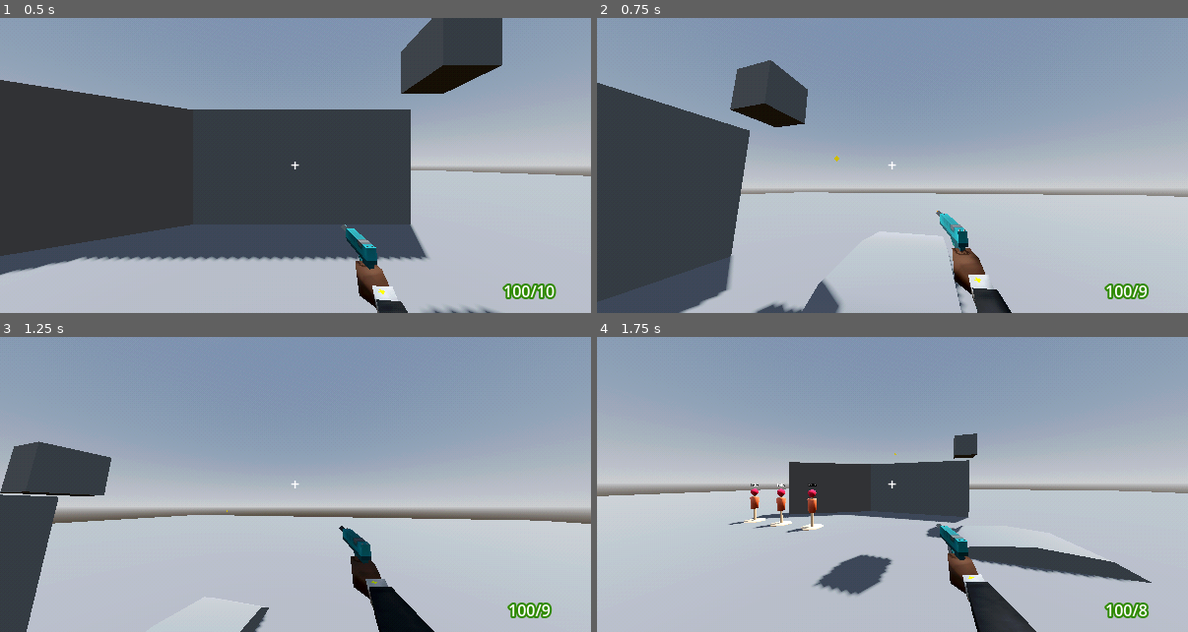
Above: before the commit, frames 1-4 (two rows, left to right).
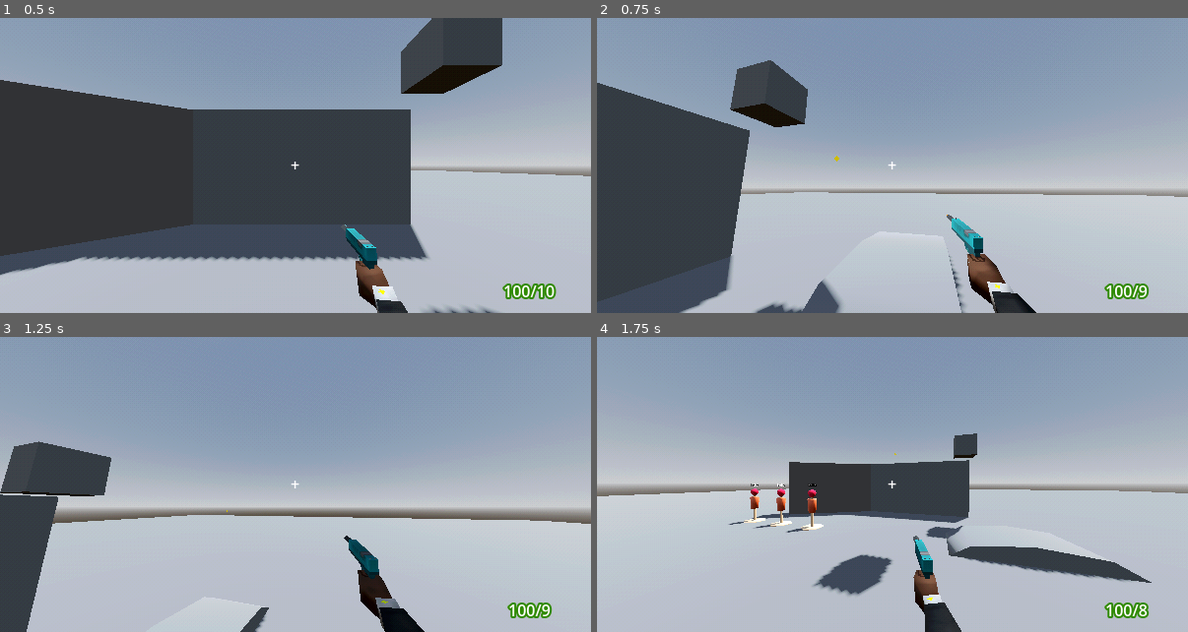
Above: after the commit, the same moments.

Repository: TheoLomeuBraga/kill-the-tower-boss
Game: Godot game, scene res://player/test_level.tscn
The game is run twice, just before and just after one commit, with the same random seed, the same clock (stepped at 60 frames per second) and the same inputs. The project has no main scene, so this scene is started directly.
Inputs (mouse positions are in pixels of both pictures, inside the frame that each line leads up to):
- Up to frame 1 (0.5 s): no input
- Up to frame 2 (0.75 s): move the mouse to (1022, 150) at 0.52 s; press the mouse at (1022, 150) at 0.53 s; hold D (right) from 0.53 s (still down); tap W (foward) at 0.6 s
- Up to frame 3 (1.25 s): keep holding D (right); tap Space (jump) at 0.77 s
- Up to frame 4 (1.75 s): move the mouse to (862, 484) at 1.27 s; release D (right) at 1.28 s; release the mouse at (862, 484) at 1.28 s; hold S (back) from 1.28 s (still down); click (862, 484) at 1.35 s; tap Space (jump) at 1.52 s; tap W (foward) at 1.55 s

Frame 1 is identical in both runs. In frame 2, 2.0% of the frame differs, in the area x 57-75%, y 65-100%; in frame 3, 1.3%; in frame 4, 3.1%, in the area x 53-75%, y 63-100%.

Commit message:
fix walk gun animation

Diff:
--- a/player/gun_control.gd
+++ b/player/gun_control.gd
@@ -10,14 +10,7 @@
 var current_wepon_id : int = -1
 var current_wepon : GunInfo
 
-var time_in_storage : Dictionary[GunInfo,float]
-func set_time_in_storage(gun_info : GunInfo,time:float) -> void:
-	time_in_storage[gun_info] = time
-
-func get_time_in_storage(gun_info : GunInfo) -> float:
-	if not time_in_storage.has(gun_info):
-		set_ammon_on_mag(gun_info,0)
-	return time_in_storage[gun_info]
+
 
 @export var target_raycast : RayCast3D
 
@@ -103,7 +96,7 @@
 
 	for i : int in inventory[current_wepon_id].bullets_per_shot:
 		player_model.gun.shot = true
-		if inventory[current_wepon_id].special_type == "grapple":
+		if inventory[current_wepon_id].special_type == GlobalEnums.WeponTime.GRAPPLE:
 			player_movement.launch_grapple()
 		else:
 			var projectile : ProjectBehavior = ProjectBehavior.new()
@@ -204,13 +197,12 @@
 
 	sway_gun(delta)
 
-
-
-
 	if Input.is_action_just_pressed("reload"):
 		reload()
 
 
 	ammon_display.visible = current_wepon.ammon_type != GlobalEnums.AmmonType.ANY
-
 	ammon_display.text = str(ammon_inventory[current_wepon.ammon_type]) + "/" + str(get_ammon_on_mag(current_wepon))
+
+	var input_dir : Vector3 = body.basis * Vector3(Input.get_axis("left","right"),0.0,Input.get_axis("foward","back")).normalized()
+	player_model.gun_animations.walk = move_toward(player_model.gun_animations.walk , input_dir.length() , delta * 4.0)
--- a/player/guns/gun_animations.gd
+++ b/player/guns/gun_animations.gd
@@ -23,3 +23,6 @@
 		drop_wepon_estate = value
 		if animation_tree != null:
 			animation_tree.set("parameters/drop_wepon_estate/blend_amount",value)
+
+func _ready() -> void:
+	walk_speed = walk_speed
--- a/player/guns/gun_animations.tscn
+++ b/player/guns/gun_animations.tscn
@@ -26,19 +26,21 @@
 
 [sub_resource type="AnimationNodeBlend2" id="AnimationNodeBlend2_6g0na"]
 
+[sub_resource type="AnimationNodeTimeScale" id="AnimationNodeTimeScale_11vt6"]
+
 [sub_resource type="AnimationNodeTimeScale" id="AnimationNodeTimeScale_5epvn"]
 
 [sub_resource type="AnimationNodeBlendTree" id="AnimationNodeBlendTree_11vt6"]
-graph_offset = Vector2(361.14178, 149.85822)
+graph_offset = Vector2(-662.30383, 121.89572)
 nodes/output/position = Vector2(1240, 100)
 nodes/Animation/node = SubResource("AnimationNodeAnimation_e8lve")
 nodes/Animation/position = Vector2(-320, -60)
 "nodes/Animation 2/node" = SubResource("AnimationNodeAnimation_11vt6")
-"nodes/Animation 2/position" = Vector2(-420, 180)
+"nodes/Animation 2/position" = Vector2(-660, 240)
 nodes/walk/node = SubResource("AnimationNodeBlend2_6g0na")
 nodes/walk/position = Vector2(20, 60)
 nodes/walk_speed/node = SubResource("AnimationNodeTimeScale_5epvn")
-nodes/walk_speed/position = Vector2(-180, 220)
+nodes/walk_speed/position = Vector2(-440, 260)
 nodes/fall/node = SubResource("AnimationNodeOneShot_1avwm")
 nodes/fall/position = Vector2(400, 60)
 "nodes/Animation 3/node" = SubResource("AnimationNodeAnimation_6g0na")
@@ -47,13 +49,15 @@
 "nodes/Animation 4/position" = Vector2(500, 360)
 nodes/drop_wepon_estate/node = SubResource("AnimationNodeBlend2_11vt6")
 nodes/drop_wepon_estate/position = Vector2(848.29333, 179.49983)
-node_connections = [&"output", 0, &"drop_wepon_estate", &"walk", 0, &"Animation", &"walk", 1, &"walk_speed", &"walk_speed", 0, &"Animation 2", &"fall", 0, &"walk", &"fall", 1, &"Animation 3", &"drop_wepon_estate", 0, &"fall", &"drop_wepon_estate", 1, &"Animation 4"]
+"nodes/walk_speed 2/node" = SubResource("AnimationNodeTimeScale_11vt6")
+"nodes/walk_speed 2/position" = Vector2(-220, 220)
+node_connections = [&"output", 0, &"drop_wepon_estate", &"walk", 0, &"Animation", &"walk", 1, &"walk_speed 2", &"walk_speed", 0, &"Animation 2", &"fall", 0, &"walk", &"fall", 1, &"Animation 3", &"drop_wepon_estate", 0, &"fall", &"drop_wepon_estate", 1, &"Animation 4", &"walk_speed 2", 0, &"walk_speed"]
 
 [node name="gun_animations" unique_id=1748344616 instance=ExtResource("1_48oxl")]
 script = ExtResource("2_11vt6")
 
 [node name="gun" parent="." index="0" unique_id=1217684163]
-transform = Transform3D(0.99999994, 0, 0, 0, 0.49178916, -0.87071425, 0, 0.87071425, 0.49178916, 0, -0.22471148, -0.4540035)
+transform = Transform3D(0.99999994, 0, 0, 0, 0.99999994, 0, 0, 0, 0.99999994, 0, 0, 0)
 visible = false
 
 [node name="AnimationTree" type="AnimationTree" parent="." index="2" unique_id=676520534]
@@ -65,3 +69,4 @@
 parameters/fall/internal_active = false
 parameters/fall/request = 0
 parameters/drop_wepon_estate/blend_amount = 1.0
+"parameters/walk_speed 2/scale" = 1.0
--- a/player/player.tscn
+++ b/player/player.tscn
@@ -46,7 +46,7 @@
 [sub_resource type="Resource" id="Resource_hg6s5"]
 script = ExtResource("3_qjkh3")
 name = "grapple"
-special_type = "grapple"
+special_type = 1
 metadata/_custom_type_script = "uid://5ihhl4vr45q5"
 
 [sub_resource type="StandardMaterial3D" id="StandardMaterial3D_qjkh3"]
--- a/player/player_model/player_model.tscn
+++ b/player/player_model/player_model.tscn
@@ -20,6 +20,6 @@
 
 [node name="gun_animations" parent="." unique_id=1768392310 instance=ExtResource("2_qfpg1")]
 transform = Transform3D(1, 0, 0, 0, 1, 0, 0, 0, 1, -0.181618, -0.06737061, 0.39411506)
-walk_speed = 2.0
+walk_speed = 1.4
 
 [node name="grapple" parent="." unique_id=279339877 instance=ExtResource("4_qu0w5")]
--- a/scripts/global_enums.gd
+++ b/scripts/global_enums.gd
@@ -4,3 +4,4 @@
 enum Faction {FRIENDLY,ENEMY}
 
 enum AmmonType {ANY,PISTOL,RIFLE,SHOTGUN,ENERGY,EXPLOSIVE}
+enum WeponTime {NORMAL,GRAPPLE}
--- a/scripts/gun_info.gd
+++ b/scripts/gun_info.gd
@@ -2,7 +2,7 @@
 class_name GunInfo
 
 @export var name : String
-@export var special_type : String = ""
+@export var special_type : GlobalEnums.WeponTime = GlobalEnums.WeponTime.NORMAL
 
 @export var ammon_consumption : int = 1
 @export var ammon_capacity : int = 10
